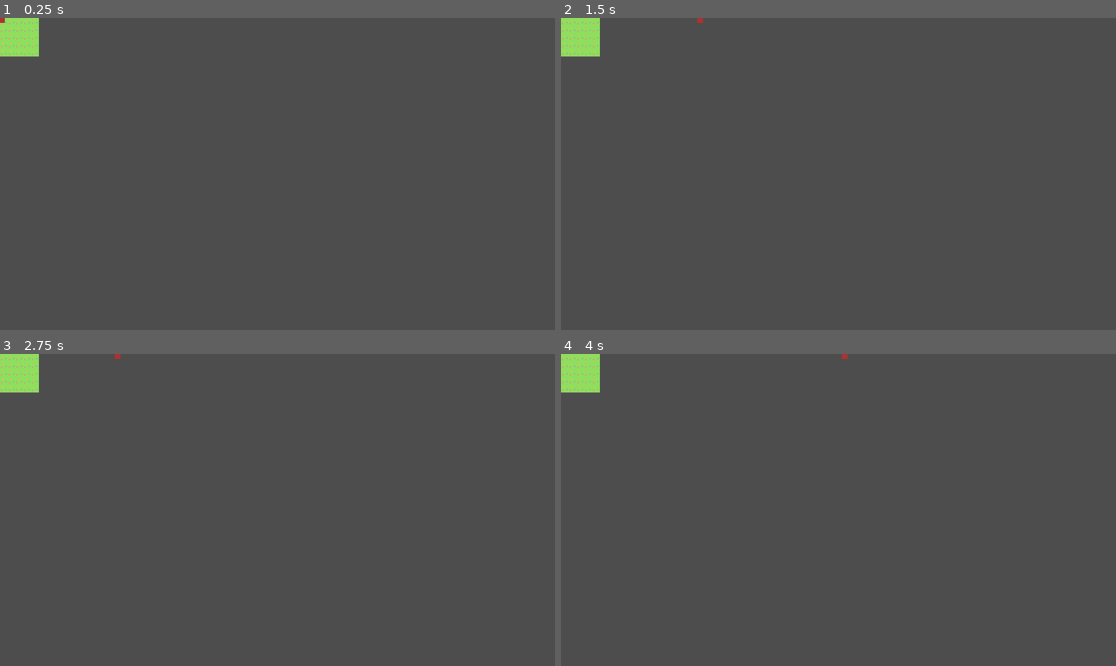
Above: before the commit, frames 1-4 (two rows, left to right).
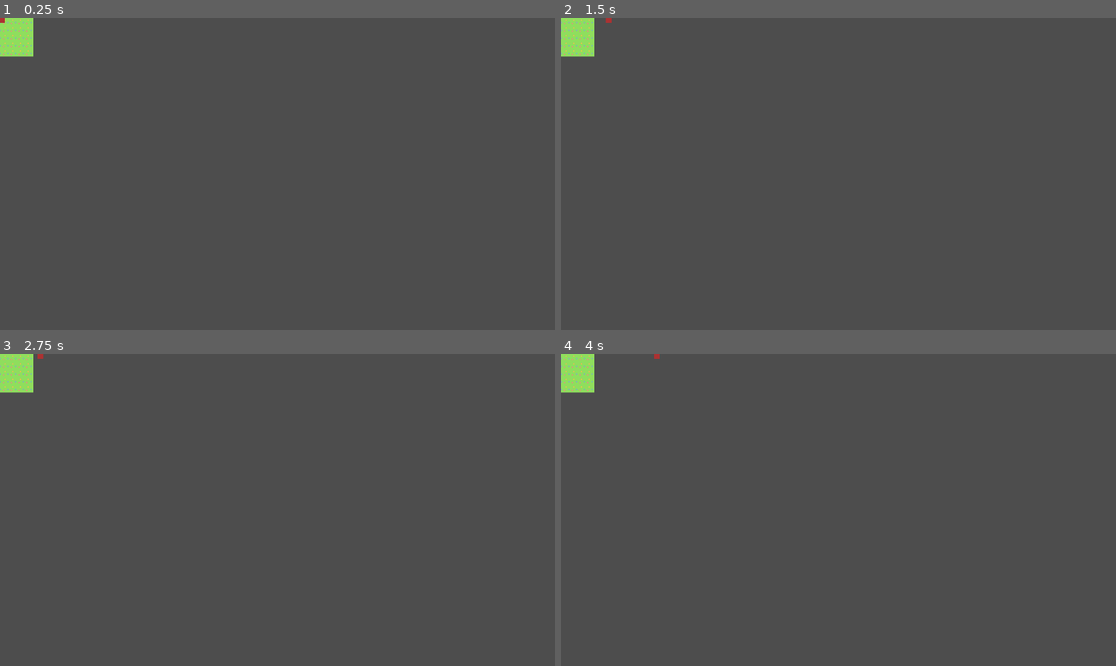
Above: after the commit, the same moments.

Repository: tom-legros/Beesounours-Gamejam4-2026
Game: Godot game, scene res://main.tscn
Same seed, same stepped clock (60 frames per second), same inputs: the game is played once before the commit and once after it.
Inputs:
- Up to frame 1 (0.25 s): no input
- Up to frame 2 (1.5 s): tap Enter (ui_accept) at 0.5, 0.6, 0.77, 1.07, 1.25, 1.35 s; hold Right (ui_right) from 0.53 s (still down)
- Up to frame 3 (2.75 s): tap Enter (ui_accept) at 1.52, 1.82, 2, 2.1 s; release Right (ui_right) at 2.03 s; hold Left (ui_left) from 2.03 s (still down)
- Up to frame 4 (4 s): tap Enter (ui_accept) at 2.75, 2.85, 3.02, 3.32, 3.5, 3.6, 3.77 s; release Left (ui_left) at 2.78 s; hold Right (ui_right) from 2.78 s (still down)

The runs differ from the first frame. In frame 1, 0.3% of the frame differs, in the area x 0-8%, y 0-13%; in frame 2, 0.3%, in the area x 0-26%, y 0-13%; in frame 3, 0.3%; in frame 4, 0.3%.

Commit message:
Ajout des mouvements du Player (Fonction _physics_process())

Diff:
--- a/game/main.tscn
+++ b/game/main.tscn
@@ -34,7 +34,7 @@
 [node name="TileMapLayer" type="TileMapLayer" parent="."]
 z_index = -1
 texture_filter = 1
-position = Vector2(1, 0)
+position = Vector2(-11, 0)
 tile_map_data = PackedByteArray("AAD+/wEAAQAAAAAAAAD//wEAAQAAAAAAAAAAAAEAAQAAAAAAAAABAAEAAQAAAAAAAAACAAEAAQAAAAAAAAADAA …(560 unchanged characters)…
 tile_set = SubResource("TileSet_lquwl")
 collision_enabled = false
--- a/game/player.gd
+++ b/game/player.gd
@@ -1,25 +1,11 @@
 extends CharacterBody2D
 
+const SPEED = 100
 
-const SPEED = 300.0
-const JUMP_VELOCITY = -400.0
-
-
-func _physics_process(delta: float) -> void:
-	# Add the gravity.
-	if not is_on_floor():
-		velocity += get_gravity() * delta
-
-	# Handle jump.
-	if Input.is_action_just_pressed("ui_accept") and is_on_floor():
-		velocity.y = JUMP_VELOCITY
-
-	# Get the input direction and handle the movement/deceleration.
-	# As good practice, you should replace UI actions with custom gameplay actions.
-	var direction := Input.get_axis("ui_left", "ui_right")
-	if direction:
-		velocity.x = direction * SPEED
+func _physics_process(_delta: float):
+	var direction = Input.get_vector("ui_left", "ui_right", "ui_up", "ui_down")
+	if direction != Vector2.ZERO:
+		velocity = direction * SPEED
 	else:
-		velocity.x = move_toward(velocity.x, 0, SPEED)
-
+		velocity = velocity.move_toward(Vector2.ZERO, SPEED)
 	move_and_slide()
